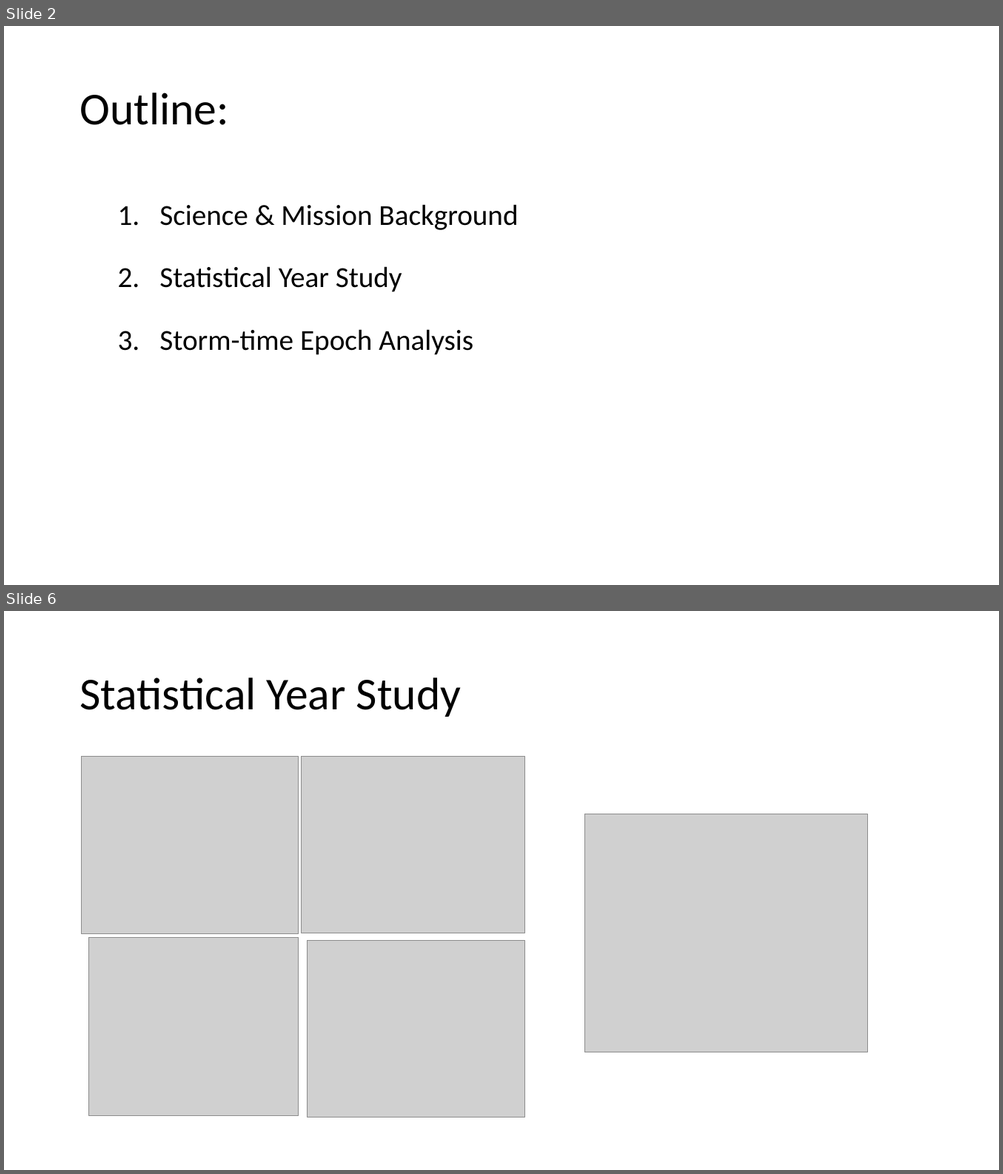
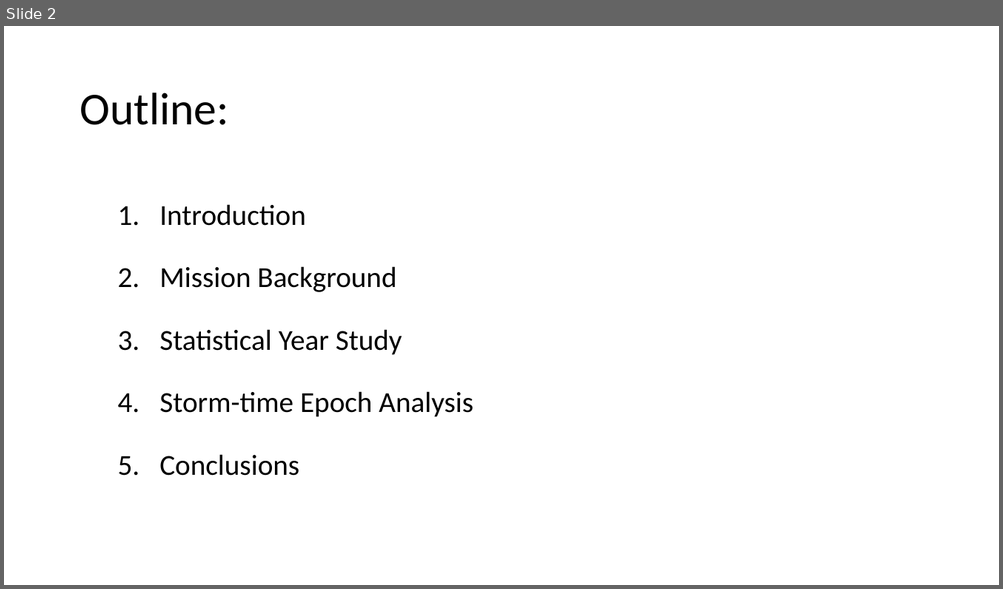
Before and after one commit to conradmr98/lasp-microburst-research, a slide deck: sampexlib/Concept Summaries/AGU Research Presentation (15min).pptx. Shown one above the other, each under a label of ours: slides 2 and 6 before the commit, slide 2 after it; the slides between them are not shown. The pictures are 1003x1174 and 1003x589 pixels, drawn with LibreOffice and Linux fonts; fonts in the diff are those of the drawing; grey boxes stand for pictures. Boxes give left, top, right and bottom in pixels: in the first picture for what was removed or moved away, otherwise in the second. Text is boxed around its words. In the diff, an @@ line names an element or a change of style, - is before the commit and + after.

```diff
--- a/sampexlib/Concept Summaries/AGU Research Presentation (15min).pptx
+++ b/sampexlib/Concept Summaries/AGU Research Presentation (15min).pptx
@@ slide 6 removed at (4,611,999,1170), background #FFFFFF @@
@@ title removed at (79,678,461,717) @@
-Statistical Year Study
@@ picture removed at (81,757,298,934) @@
@@ picture removed at (301,757,525,934) @@
@@ picture removed at (584,815,868,1053) @@
@@ picture removed at (89,938,299,1116) @@
@@ picture removed at (307,941,525,1118) @@
@@ slide 2 changed as well @@
@@ text at (159,204,396,292): text changed @@
-1. Science & Mission Background
+1. Introduction
+2. Mission Background
@@ text at (159,454,299,476): paragraph added @@
+5. Conclusions
```
Also in this commit, not shown: 4 other slides changed, 7 slides added, 1 other slide removed, 7 other files.
